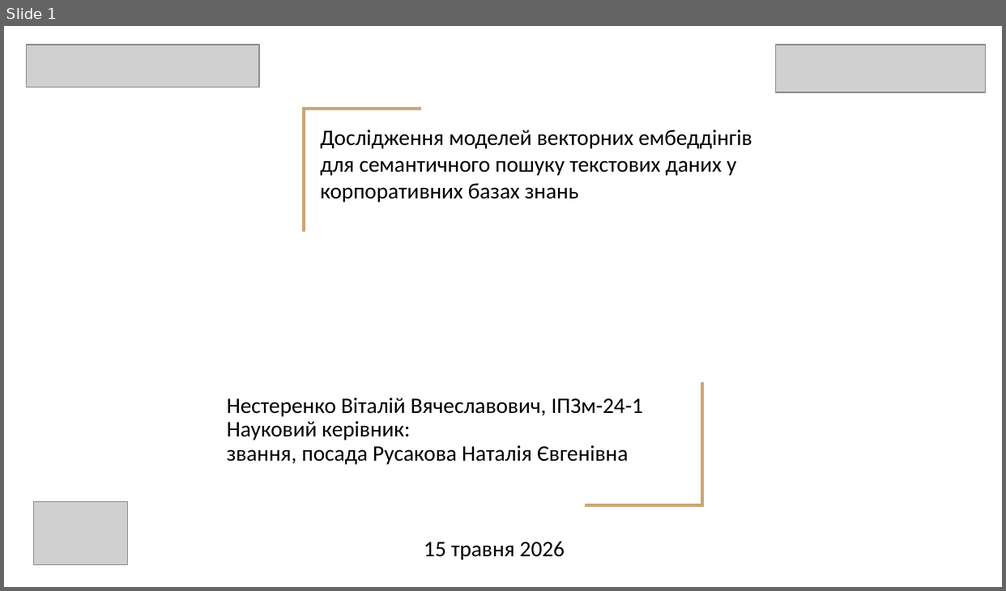
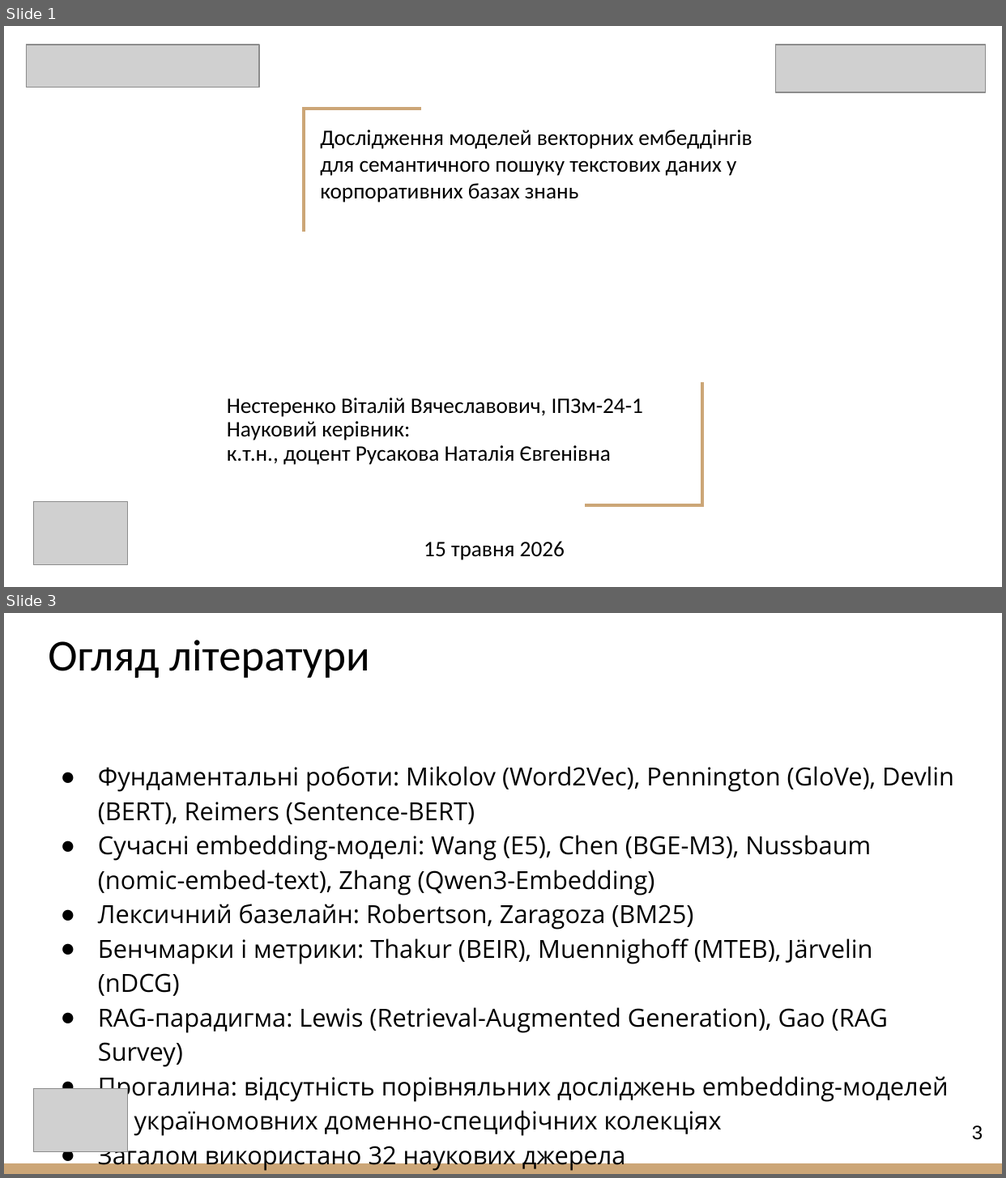
Before and after one commit to vitaliinnest/kb-semantic-search-benchmark, a slide deck: Nesterenko_Presentation.pptx. Shown one above the other, each under a label of ours: slide 1 before the commit, slides 1 and 3 after it; the slides between them are not shown. The pictures are 1006x591 and 1006x1178 pixels, drawn with LibreOffice and Linux fonts; fonts in the diff are those of the drawing; grey boxes stand for pictures. Boxes give left, top, right and bottom in pixels: in the first picture for what was removed or moved away, otherwise in the second. Text is boxed around its words. In the diff, an @@ line names an element or a change of style, - is before the commit and + after.

```diff
--- a/Nesterenko_Presentation.pptx
+++ b/Nesterenko_Presentation.pptx
@@ slide 3 added at [4,613,1002,1174], background #FFFFFF @@
@@ title added at [48,640,370,678], 32 pt, text #000000 @@
+Огляд літератури
@@ text added at [98,766,954,1171], 18 pt, text #000000 @@
+● Фундаментальні роботи: Mikolov (Word2Vec), Pennington (GloVe), Devlin (BERT), Reimers (Sentence-BERT)
+● Сучасні embedding-моделі: Wang (E5), Chen (BGE-M3), Nussbaum (nomic-embed-text), Zhang (Qwen3-Embedding)
+● Лексичний базелайн: Robertson, Zaragoza (BM25)
+● Бенчмарки і метрики: Thakur (BEIR), Muennighoff (MTEB), Järvelin (nDCG)
+● RAG-парадигма: Lewis (Retrieval-Augmented Generation), Gao (RAG Survey)
+● Прогалина: відсутність порівняльних досліджень embedding-моделей на україномовних доменно-специфічних колекціях
+● Загалом використано 32 наукових джерела
@@ picture added at [33,1089,127,1153] @@
@@ page number added at [972,1126,982,1140], 14 pt, text #000000 @@
+3
@@ rectangle added at [4,1164,1002,1174], fill #CCA677 @@
@@ slide 1 changed as well @@
@@ subtitle at [227,446,611,465]: text changed @@
-звання, посада Русакова Наталія Євгенівна
+к.т.н., доцент Русакова Наталія Євгенівна
```
Also in this commit, not shown: 2 other slides changed, 8 other slides added, 9 slides removed, 1 other file.
